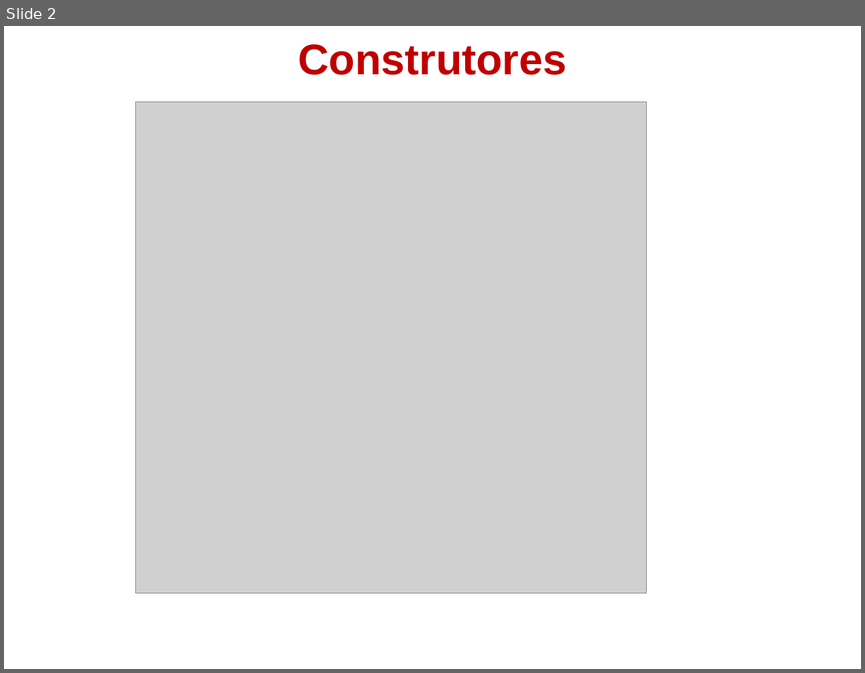
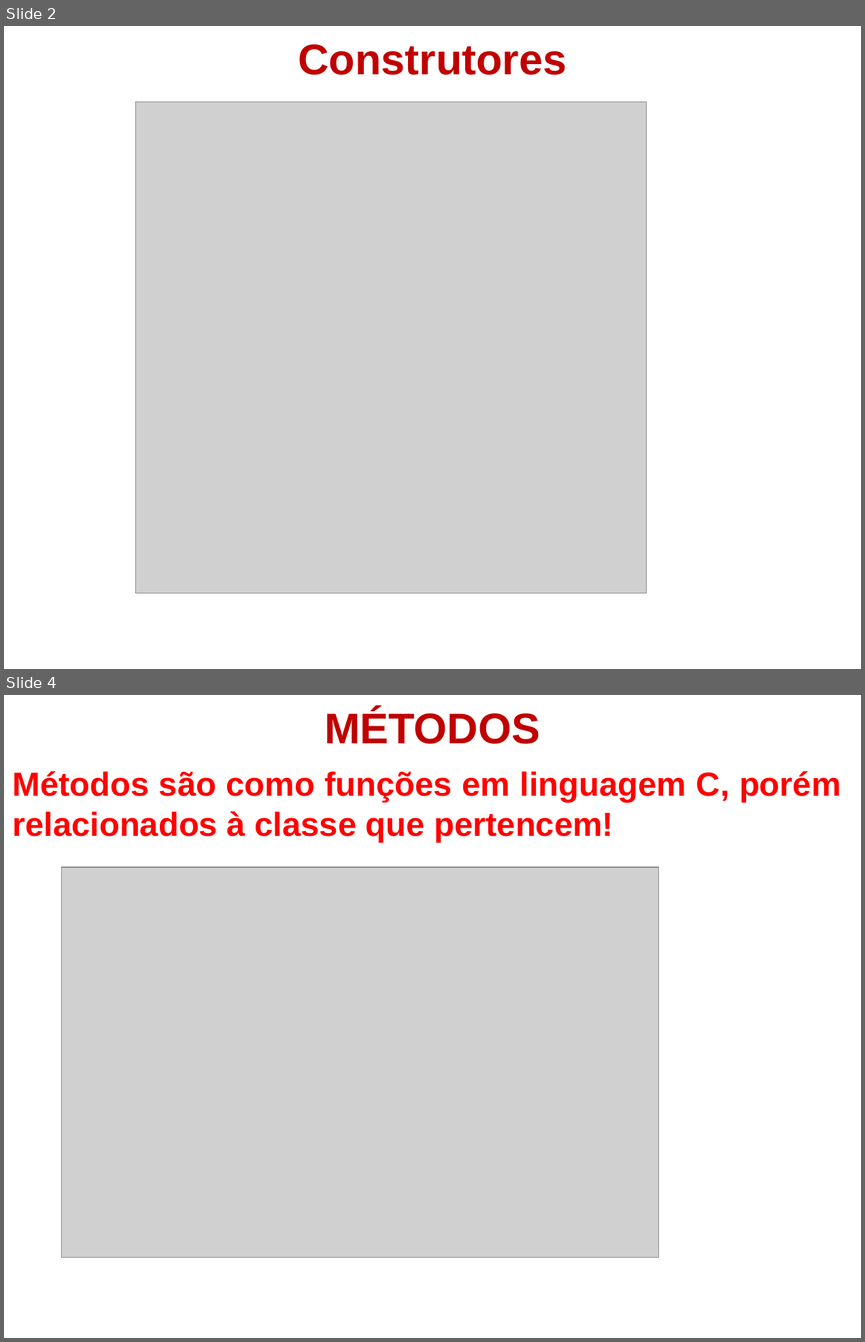
Before and after one commit to andre-savedra/material_1_des, a slide deck: 4-Iniciando com Java OO/FPOO-5.ppt. Shown one above the other, each under a label of ours: slide 2 before the commit, slides 2 and 4 after it; the slides between them are not shown. The pictures are 865x673 and 865x1342 pixels, drawn with LibreOffice and Linux fonts; fonts in the diff are those of the drawing; grey boxes stand for pictures; background and template pictures are left out. Boxes give left, top, right and bottom in pixels: in the first picture for what was removed or moved away, otherwise in the second. Text is boxed around its words. In the diff, an @@ line names an element or a change of style, - is before the commit and + after.

```diff
--- a/4-Iniciando com Java OO/FPOO-5.ppt
+++ b/4-Iniciando com Java OO/FPOO-5.ppt
@@ slide 4 added at box(4, 695, 861, 1338), background picture (left out) @@
@@ text added at box(324, 709, 540, 744), 36 pt, text #C00000, bold @@
+MÉTODOS
@@ text added at box(12, 771, 841, 843), 28 pt, text #FF0000, bold @@
+Métodos são como funções em linguagem C, porém relacionados à classe que pertencem!
@@ picture added at box(61, 867, 659, 1257) @@
```
Also in this commit, not shown: 1 slide changed, 12 other slides added.
